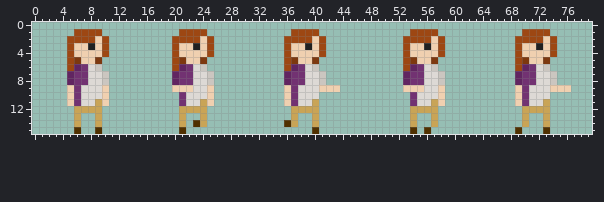
File history of a sprite sheet, Copernican-Sky/Assets/Sprite/Characters/16bitAiva_walk_right.png. Above is the file before it was changed.
The file is 80x16 pixels.
The result:
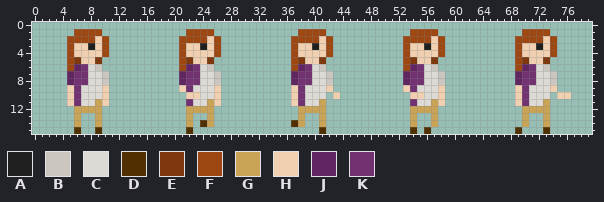
Palette (. is transparent): A #202020  B #cbc6c0  C #ddd9d5  D #503000  E #7d380f  F #9d4713  G #c9a456  H #f0d0b0  J #612561  K #723272
From old to new:
{"y":1,"x":21,"old":"F","new":"."}
{"y":1,"x":25,"old":".","new":"F"}
{"y":1,"x":37,"old":"F","new":"."}
{"y":1,"x":41,"old":".","new":"F"}
{"y":2,"x":20,"old":"F","new":"."}
{"y":2,"x":24,"old":"HF.","new":"FHF"}
{"y":2,"x":36,"old":"F","new":"."}
{"y":2,"x":40,"old":"HF.","new":"FHF"}
{"y":3,"x":20,"old":"FH","new":".F"}
{"y":3,"x":23,"old":"AHF.","new":"HAHF"}
{"y":3,"x":36,"old":"FH","new":".F"}
{"y":3,"x":39,"old":"AHF.","new":"HAHF"}
{"y":4,"x":20,"old":"FH","new":".F"}
{"y":4,"x":25,"old":"F.","new":"HF"}
{"y":4,"x":36,"old":"FH","new":".F"}
{"y":4,"x":41,"old":"F.","new":"HF"}
{"y":5,"x":20,"old":"FEH","new":".FE"}
{"y":5,"x":24,"old":"E.","new":"HE"}
{"y":5,"x":36,"old":"FEH","new":".FE"}
{"y":5,"x":40,"old":"E.","new":"HE"}
{"y":6,"x":20,"old":"FJKCB.","new":".FJKCB"}
{"y":6,"x":36,"old":"FJKCB.","new":".FJKCB"}
{"y":7,"x":20,"old":"JK","new":".J"}
{"y":7,"x":23,"old":"C","new":"K"}
{"y":7,"x":25,"old":"B.","new":"CB"}
{"y":7,"x":36,"old":"JK","new":".J"}
{"y":7,"x":39,"old":"C","new":"K"}
{"y":7,"x":41,"old":"B.","new":"CB"}
{"y":8,"x":20,"old":"JK","new":".J"}
{"y":8,"x":23,"old":"C","new":"K"}
{"y":8,"x":25,"old":"B.","new":"CB"}
{"y":8,"x":36,"old":"JK","new":".J"}
{"y":8,"x":39,"old":"C","new":"K"}
{"y":8,"x":41,"old":"B.","new":"CB"}
{"y":9,"x":20,"old":"H","new":"."}
{"y":9,"x":22,"old":"H","new":"K"}
{"y":9,"x":25,"old":"H.","new":"CH"}
{"y":9,"x":36,"old":"HKC","new":".HK"}
{"y":9,"x":41,"old":"H","new":"C"}
{"y":9,"x":43,"old":"H","new":"."}
{"y":9,"x":54,"old":"HH","new":"KC"}
{"y":9,"x":75,"old":"HH","new":".."}
{"y":10,"x":21,"old":"KCC","new":".HH"}
{"y":10,"x":25,"old":"H.","new":"CH"}
{"y":10,"x":36,"old":"HKC","new":".HK"}
{"y":10,"x":41,"old":".","new":"C"}
{"y":10,"x":43,"old":".","new":"H"}
{"y":10,"x":54,"old":"KC","new":"HH"}
{"y":10,"x":75,"old":"..","new":"HH"}
{"y":11,"x":21,"old":"KC","new":".K"}
{"y":11,"x":24,"old":"GH.","new":"CGH"}
{"y":11,"x":36,"old":"HKC","new":".HK"}
{"y":11,"x":40,"old":"G.","new":"CG"}
{"y":12,"x":21,"old":"G","new":"."}
{"y":12,"x":25,"old":".","new":"G"}
{"y":12,"x":37,"old":"G","new":"."}
{"y":12,"x":41,"old":".","new":"G"}
{"y":13,"x":21,"old":"G.","new":".G"}
{"y":13,"x":24,"old":"G.","new":".G"}
{"y":13,"x":37,"old":"G.","new":".G"}
{"y":13,"x":40,"old":"G.","new":".G"}
{"y":14,"x":21,"old":"G.DG.","new":".G.DG"}
{"y":14,"x":36,"old":"DG.","new":".DG"}
{"y":14,"x":40,"old":"G.","new":".G"}
{"y":15,"x":21,"old":"D.","new":".D"}
{"y":15,"x":40,"old":"D.","new":".D"}
{"label":"changed","picture_box":[172,29,221,134]}
{"label":"changed","picture_box":[284,29,340,134]}
{"label":"changed","picture_box":[410,85,424,99]}
{"label":"changed","picture_box":[557,85,571,99]}
